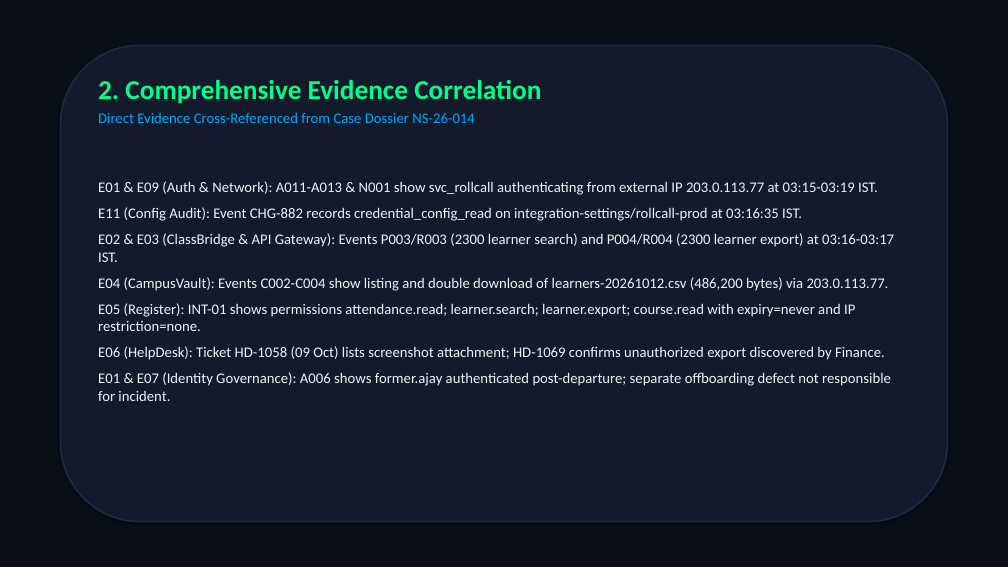
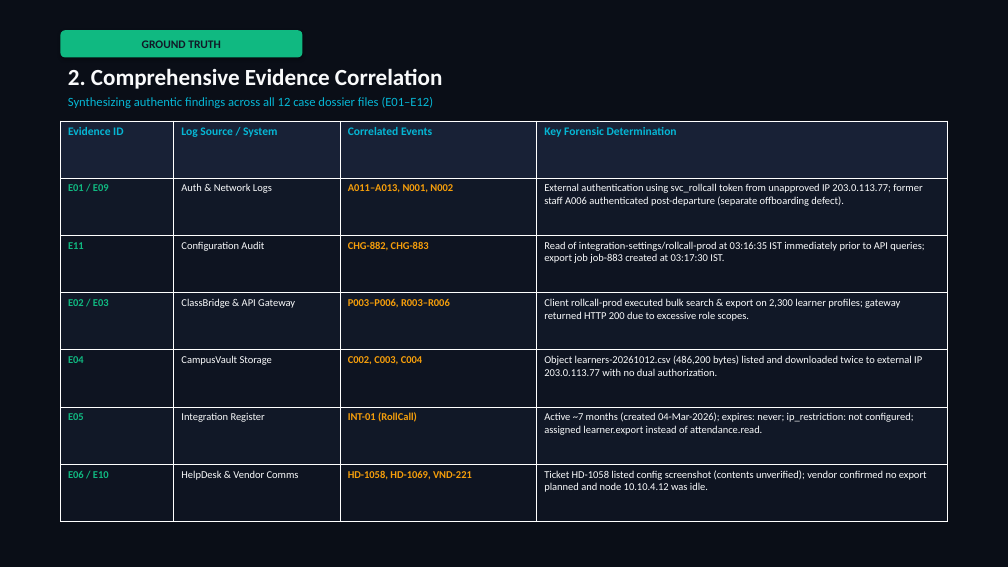
Before and after one commit to kandukurijagan1/crimeathon, a slide deck: slide 3 of SENTRIX_SHIELD_PRESENTATION.pptx. Drawn at 1008x567 pixels with LibreOffice and Linux fonts; fonts in the diff are those of the drawing. Boxes give left, top, right and bottom in pixels: in the first picture for what was removed or moved away, otherwise in the second. Text is boxed around its words. In the diff, an @@ line names an element or a change of style, - is before the commit and + after.

Commit message:
Executive PPT Upgrade: Multi-layout 10-slide deck with KPI metric cards, evidence correlation table, forensic truth columns, MITRE kill-chain interception stages, and comparative security matrix

```diff
--- a/SENTRIX_SHIELD_PRESENTATION.pptx
+++ b/SENTRIX_SHIELD_PRESENTATION.pptx
@@ text "2. Comprehensive Evidence Correlation": place and size @@
-text "2. Comprehensive Evidence Correlation" at [98,80,541,123]
+text "2. Comprehensive Evidence Correlation" at [68,68,442,108]
@@ rounded rectangle removed at [60,45,948,522] @@
@@ rounded rectangle added at [60,30,302,57], fill #10B981, 11 pt, text #111827, bold @@
+GROUND TRUTH
@@ text at [68,68,442,89]: size 26 to 22 pt, text colour #00FF88 to #F9FAFB in "2. Comprehensive Evidence Correlation" @@
@@ text at [68,97,434,108]: text changed; size 14 to 12 pt; text colour #00AAFF to #06B6D4 @@
-Direct Evidence Cross-Referenced from Case Dossier NS-26-014
+Synthesizing authentic findings across all 12 case dossier files (E01–E12)
@@ table added at [60,121,948,522], 7 rows, 4 columns @@
+Evidence ID | Log Source / System | Correlated Events | Key Forensic Determination
+E01 / E09 | Auth & Network Logs | A011–A013, N001, N002 | External authentication using svc_rollcall token from unapproved IP 203.0.113.77; former staff A006 authenticated post-departure (separate offboarding defect).
+E11 | Configuration Audit | CHG-882, CHG-883 | Read of integration-settings/rollcall-prod at 03:16:35 IST immediately prior to API queries; export job job-883 created at 03:17:30 IST.
+E02 / E03 | ClassBridge & API Gateway | P003–P006, R003–R006 | Client rollcall-prod executed bulk search & export on 2,300 learner profiles; gateway returned HTTP 200 due to excessive role scopes.
+E04 | CampusVault Storage | C002, C003, C004 | Object learners-20261012.csv (486,200 bytes) listed and downloaded twice to external IP 203.0.113.77 with no dual authorization.
+E05 | Integration Register | INT-01 (RollCall) | Active ~7 months (created 04-Mar-2026); expires: never; ip_restriction: not configured; assigned learner.export instead of attendance.read.
+E06 / E10 | HelpDesk & Vendor Comms | HD-1058, HD-1069, VND-221 | Ticket HD-1058 listed config screenshot (contents unverified); vendor confirmed no export planned and node 10.10.4.12 was idle.
@@ text removed at [98,181,894,401] @@
-E01 & E09 (Auth & Network): A011-A013 & N001 show svc_rollcall authenticating from external IP 203.0.113.77 at 03:15-03:19 IST.
-E11 (Config Audit): Event CHG-882 records credential_config_read on integration-settings/rollcall-prod at 03:16:35 IST.
-E02 & E03 (ClassBridge & API Gateway): Events P003/R003 (2300 learner search) and P004/R004 (2300 learner export) at 03:16-03:17 IST.
-E04 (CampusVault): Events C002-C004 show listing and double download of learners-20261012.csv (486,200 bytes) via 203.0.113.77.
-E05 (Register): INT-01 shows permissions attendance.read; learner.search; learner.export; course.read with expiry=never and IP restriction=none.
-E06 (HelpDesk): Ticket HD-1058 (09 Oct) lists screenshot attachment; HD-1069 confirms unauthorized export discovered by Finance.
-E01 & E07 (Identity Governance): A006 shows former.ajay authenticated post-departure; separate offboarding defect not responsible for incident.
```
Also in this commit, not shown: 4 other slides changed, 5 slides added, 5 slides removed, 2 other files.
